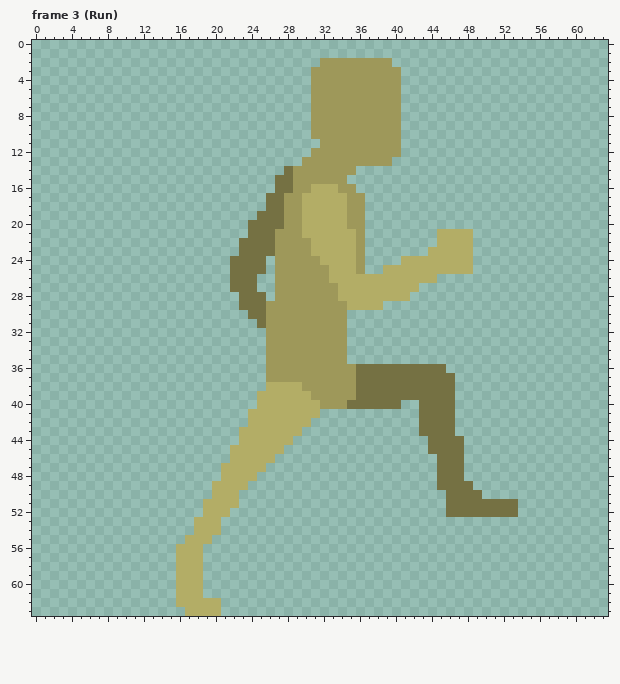
Two versions of one pixel-art file, Workfiles/newCharacter.aseprite. This is how it looked before the edit.
64x64 pixels, 7 frames. Colours within 5 levels of each other are drawn and written as one. Shown: frame 3 (Run). The commit also changed other frames, which this record leaves out.
After the commit:
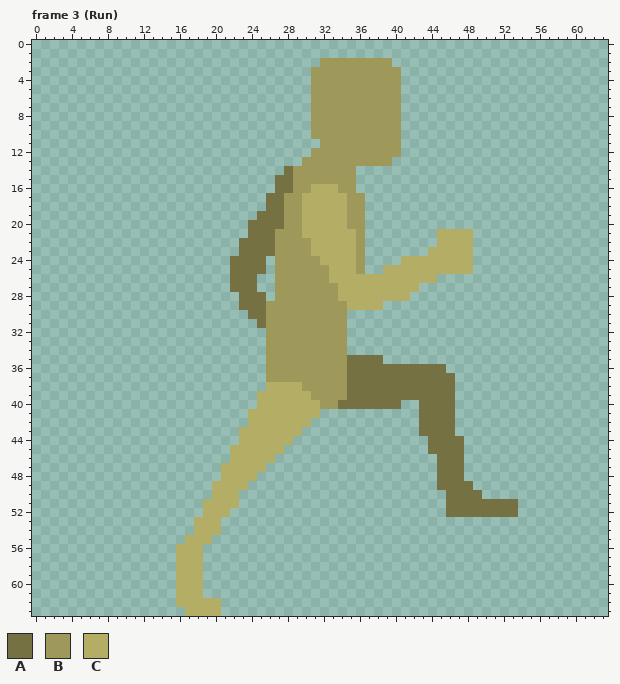
Palette (. is transparent): A #757143  B #9e985a  C #b3ad66
Log entry: run cycle dummy
Difference:
Frame 3 (Run), layer "newPosition":
There is now colour A in row 35 at x 35 to 38.
The edit turns colour B into colour A in rows 36 to 39 at x 35; in row 40 at x 34.
There is now colour B in row 15 at x 35.
Boxes around the changes in both pictures, in picture pixels (x1, y1, x2, y2):
added: (347, 175, 356, 184)
changed: (338, 355, 383, 409)
